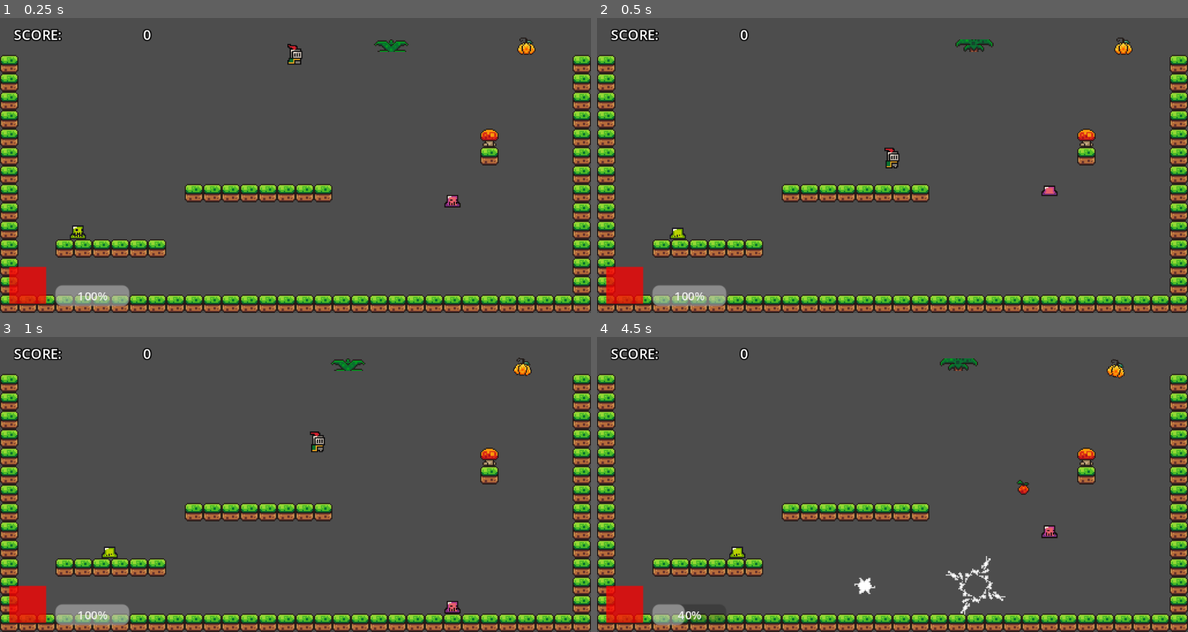
Above: before the commit, frames 1-4 (two rows, left to right).
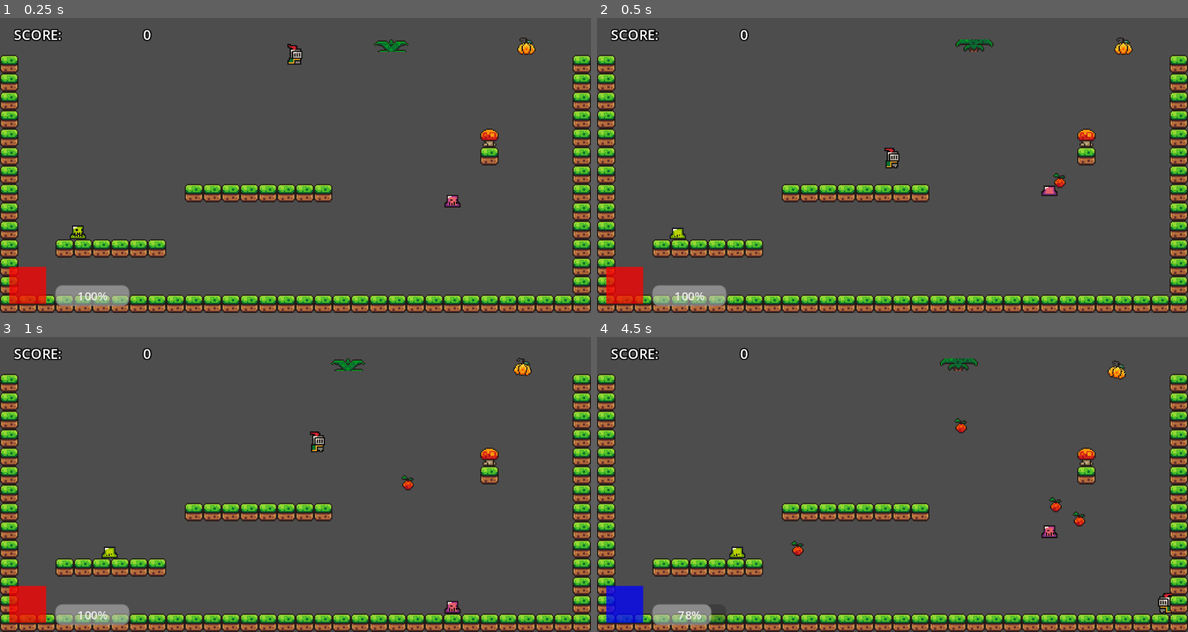
Above: after the commit, the same moments.

Repository: IsaacS2/Fiery-Cold-Battle
Game: Godot game, scene res://Gameplay/BASE/main_gameplay.tscn
Two runs of this game, one before a commit and one after it. Both use one fixed random seed, a clock stepped at 60 frames per second and the inputs below.
Inputs:
- Up to frame 1 (0.25 s): no input
- Up to frame 2 (0.5 s): no input
- Up to frame 3 (1 s): tap Enter (Grab) at 0.5, 0.6 s; hold Right (ui_right) from 0.53 s (still down); tap Space (ui_select) at 0.77 s
- Up to frame 4 (4.5 s): tap Z (zone_trigger) at 1.35, 2.85, 4.35 s; tap Space (ui_select) at 1.52, 3.02, 3.77 s; release Right (ui_right) at 2.03 s; hold Left (ui_left) 2.03-2.78 s; tap Enter (Grab) at 2.1, 3.6 s; hold Right (ui_right) 2.78-4.28 s; hold Left (ui_left) from 4.28 s (still down)

Frame 1 is identical in both runs. In frame 2, less than 0.1% of the frame differs, in the area x 77-80%, y 52-58%; in frame 3, less than 0.1%; in frame 4, 2.2%, in the area x 1-98%, y 7-98%.
Error before the commit: Parse Error: Identifier "switch_to_clip" not declared in the current scope. (res://Code/Enums)

Commit message:
messing with audio

Diff:
--- a/Code/Enums and Globals/sound_manager.gd
+++ b/Code/Enums and Globals/sound_manager.gd
@@ -1,6 +1,6 @@
 extends Node
 
-
+@onready var element_state: AudioStreamPlayer = $Elemental/element_state
 
 
 func play_music():
@@ -59,7 +59,7 @@
 	pass
 
 func switch_elemental_state(new_state):
-	$Elemental/element_state.parameters/switch_to_clip
+	element_state['parameters/switch_to_clip'] = new_state
 #endregion
 
 
--- a/Gameplay/BASE/sound_manager.tscn
+++ b/Gameplay/BASE/sound_manager.tscn
@@ -345,12 +345,13 @@
 
 [node name="helilcopter_explosion" type="AudioStreamPlayer" parent="Enemies"]
 stream = SubResource("AudioStreamRandomizer_4b5kc")
-volume_db = -3.962
+volume_db = -9.0
 bus = &"SFX"
 
 [node name="helicopter_blades" type="AudioStreamPlayer" parent="Enemies"]
 stream = ExtResource("70_rhuoi")
-volume_db = -18.0
+volume_db = -24.0
+pitch_scale = 2.0
 bus = &"SFX"
 
 [node name="Elemental" type="Node" parent="."]
@@ -365,5 +366,6 @@
 
 [node name="element_state" type="AudioStreamPlayer" parent="Elemental"]
 stream = SubResource("AudioStreamInteractive_vllow")
+volume_db = -6.0
 autoplay = true
 bus = &"BGX"
--- a/default_bus_layout.tres
+++ b/default_bus_layout.tres
@@ -14,7 +14,7 @@
 bus/1/solo = false
 bus/1/mute = false
 bus/1/bypass_fx = false
-bus/1/volume_db = -11.4624
+bus/1/volume_db = -18.3165
 bus/1/send = &"Master"
 bus/2/name = &"SFX"
 bus/2/solo = false
@@ -23,7 +23,7 @@
 bus/2/volume_db = -3.11736
 bus/2/send = &"Master"
 bus/2/effect/0/effect = ExtResource("1_afutw")
-bus/2/effect/0/enabled = true
+bus/2/effect/0/enabled = false
 bus/3/name = &"BGX"
 bus/3/solo = false
 bus/3/mute = false
@@ -37,4 +37,4 @@
 bus/4/volume_db = -3.11736
 bus/4/send = &"Master"
 bus/4/effect/0/effect = SubResource("AudioEffectReverb_wkw7q")
-bus/4/effect/0/enabled = true
+bus/4/effect/0/enabled = false
